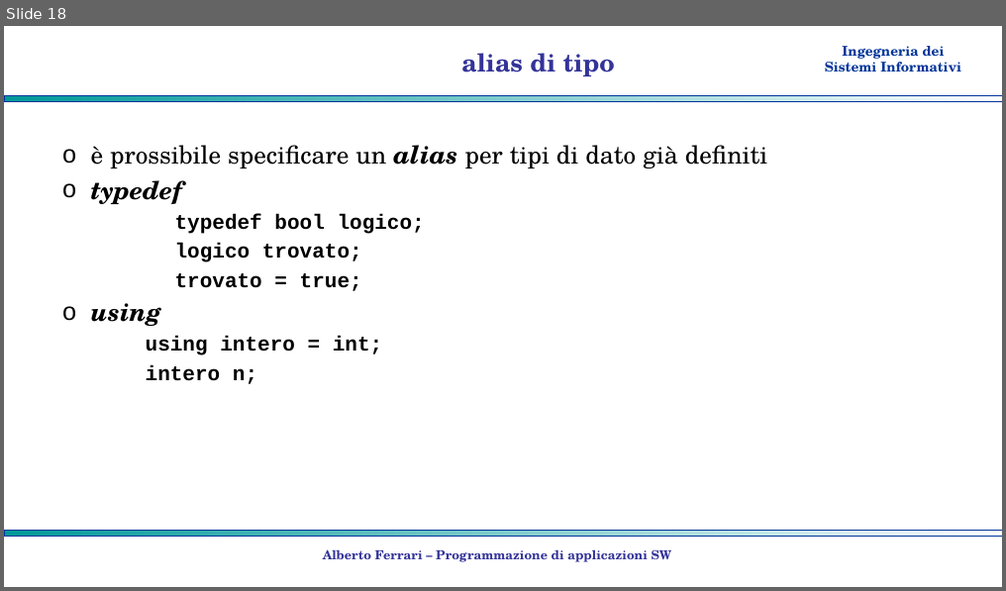
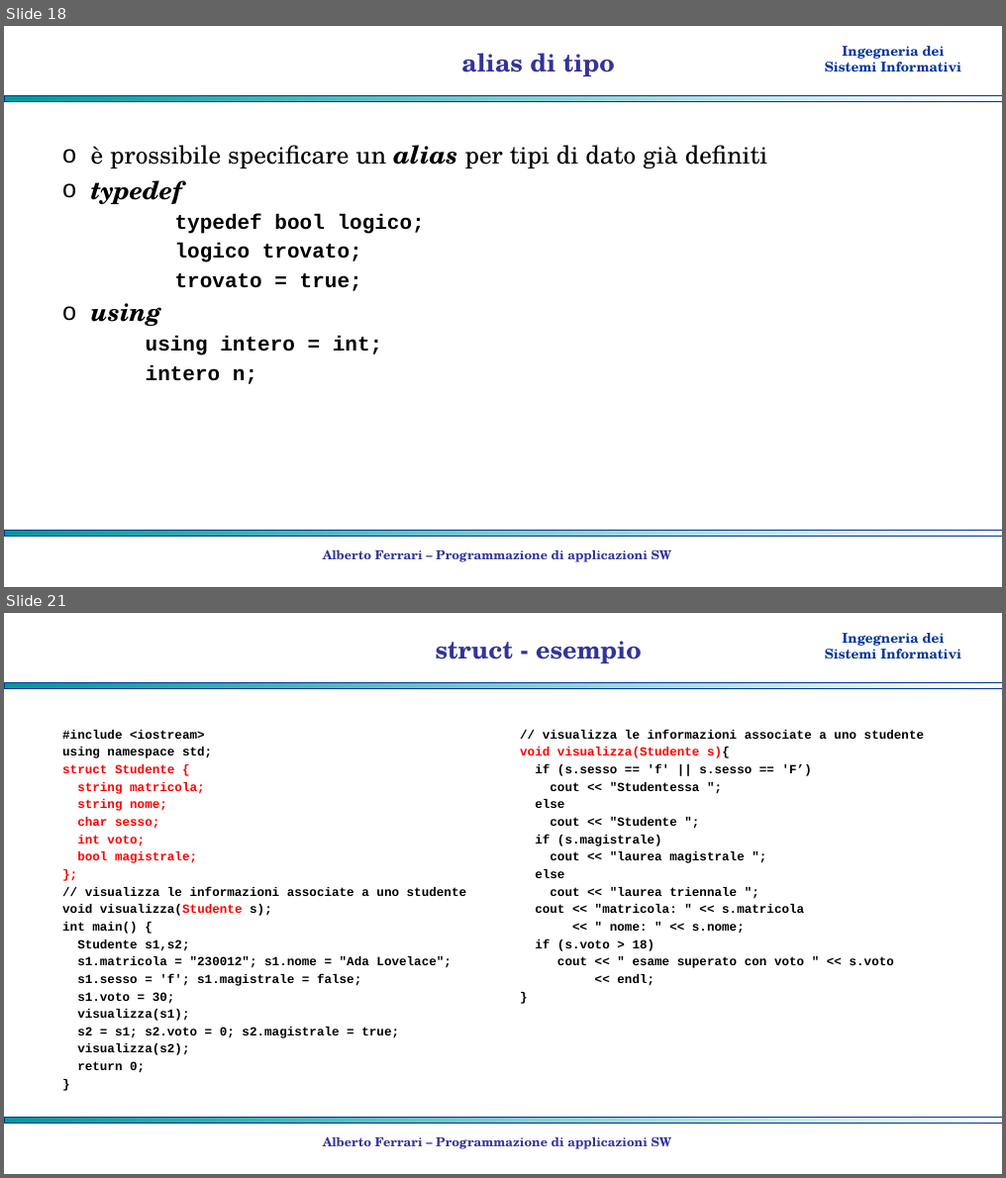
Before and after one commit to albertoferrari/pasw, a slide deck: lezioni/PASW03a - C++ tipi di dato.pptx. Shown one above the other, each under a label of ours: slide 18 before the commit, slides 18 and 21 after it; the slides between them are not shown. The pictures are 1006x591 and 1006x1178 pixels, drawn with LibreOffice and Linux fonts; fonts in the diff are those of the drawing; background and template pictures are left out. Boxes give left, top, right and bottom in pixels: in the first picture for what was removed or moved away, otherwise in the second. Text is boxed around its words. In the diff, an @@ line names an element or a change of style, - is before the commit and + after.

```diff
--- a/lezioni/PASW03a - C++ tipi di dato.pptx
+++ b/lezioni/PASW03a - C++ tipi di dato.pptx
@@ slide 21 added at (4,613,1002,1174), background #FFFFFF; not listed: 3 template elements that a slide beside it also shows @@
@@ title added at (436,641,642,663), 24 pt, text #333399, bold @@
+struct - esempio
@@ text added at (62,730,466,1072), 12 pt, text #000000, bold @@
+#include <iostream>
+using namespace std;
+struct Studente {
+string matricola;
+string nome;
+char sesso;
+int voto;
+bool magistrale;
+};
+// visualizza le informazioni associate a uno studente
+void visualizza(Studente s);
+int main() {
+Studente s1,s2;
+s1.matricola = "230012"; s1.nome = "Ada Lovelace";
+s1.sesso = 'f'; s1.magistrale = false;
+s1.voto = 30;
+visualizza(s1);
+s2 = s1; s2.voto = 0; s2.magistrale = true;
+visualizza(s2);
+return 0;
+}
@@ text added at (520,730,924,985), 12 pt, text #000000, bold @@
+// visualizza le informazioni associate a uno studente
+void visualizza(Studente s){
+if (s.sesso == 'f' || s.sesso == 'F’)
+cout << "Studentessa ";
+else
+cout << "Studente ";
+if (s.magistrale)
+cout << "laurea magistrale ";
+else
+cout << "laurea triennale ";
+cout << "matricola: " << s.matricola
+<< " nome: " << s.nome;
+if (s.voto > 18)
+cout << " esame superato con voto " << s.voto
+<< endl;
+}
@@ text added at (323,1137,672,1150), 12 pt, text #333399, bold @@
+Alberto Ferrari – Programmazione di applicazioni SW
```
Also in this commit, not shown: 10 slides changed, 3 other slides added, 3 other files.
